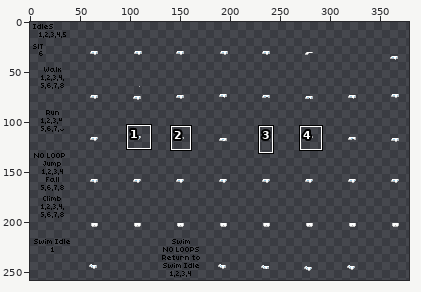
Two states of a pixel-art file, Art+Assets/Diapers.aseprite. Above: a wide view before the commit, with the close-up outlined.
Close-up. Before:
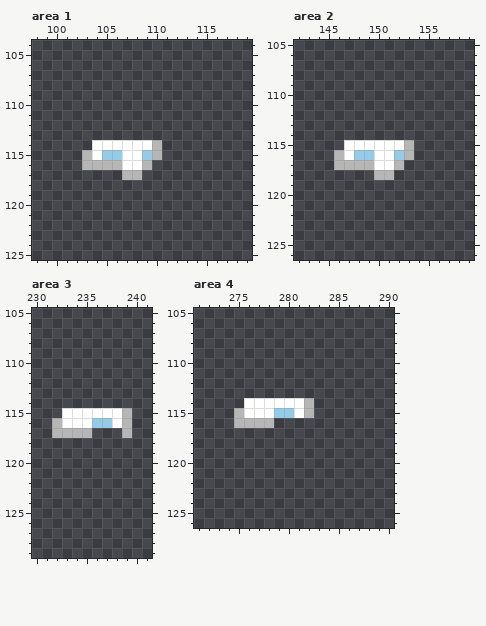
387x258 pixels, 1 frame. Colours within 5 levels of each other are drawn and written as one. Shown: area 1: x 98..119, y 104..125; area 2: x 142..159, y 105..126; area 3: x 230..241, y 105..129; area 4: x 271..290, y 105..126. The wide view leaves out empty margins. The commit also changed other parts of the picture, which this record leaves out.
After the commit:
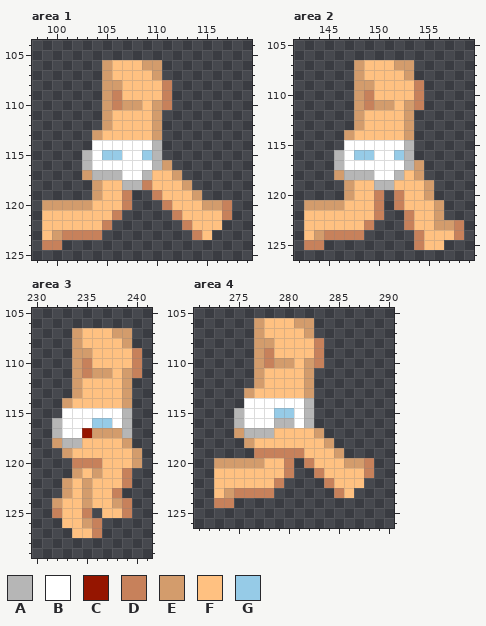
Palette (. is transparent): A #b6b6b6  B #ffffff  C #951500  D #c7815b  E #d39c6c  F #ffc181  G #96cbe7
Changes in this commit:
layer "MaleBody" now shown
layer "HighCutSlimPadding" now hidden
layer "Longer Cut Padding" added
Area 1, layers "Longer Cut Padding", "MaleBody":
y 106: x 105..110 ...... -> EFFFEE
y 107: x 105..110 ...... -> EFFFFE
y 108: x 105..111 ....... -> EEFFFFD
y 109: x 105..111 ....... -> EDFFFFD
y 110: x 105..111 ....... -> EDEEFED
y 111..112: x 105..110 ...... -> EFFFFE
y 113: x 104..110 ....... -> EFFFFFE
y 116: x 104..106 AAA -> BBB; x 109..111 A.. -> BAE
y 117: x 103..112 ....AA.... -> EAAABBAFFE
y 118: x 104..113 .......... -> EFFAADFFFE
y 119: x 104..107 .... -> EFFD; x 110..114 ..... -> DFFFE
y 120: x 99..107 ......... -> EEEEEFFFD; x 111..117 ....... -> DFFFEED
y 121: x 99..106 ........ -> FFFFFFFD; x 112..117 ...... -> DFFFFD
y 122: x 99..105 ....... -> FFFFFFD; x 113..116 .... -> DFFF
y 123: x 99..104 ...... -> FEDDDD; x 114..115 .. -> DF
y 124: x 99..100 .. -> DD
Area 2, layers "Longer Cut Padding", "MaleBody":
y 107: x 148..153 ...... -> EFFFEE
y 108: x 148..153 ...... -> EFFFFE
y 109: x 148..154 ....... -> EEFFFFD
y 110: x 148..154 ....... -> EDFFFFD
y 111: x 148..154 ....... -> EDEEFED
y 112..113: x 148..153 ...... -> EFFFFE
y 114: x 147..153 ....... -> EFFFFFE
y 117: x 147..149 AAA -> BBB; x 152..154 A.. -> BAE
y 118: x 146..154 ....AA... -> EAAABBAFE
y 119: x 147..155 ......... -> EFFAAFFFE
y 120: x 147..150 .... -> EFFD; x 152..155 .... -> DFFE
y 121: x 143..150 ........ -> EEEEFFFD; x 152..156 ..... -> DFFFE
y 122: x 143..150 ........ -> FFFFFFFD; x 153..156 .... -> DFFE
y 123: x 143..149 ....... -> FFFFFFD; x 153..158 ...... -> DFFEED
y 124: x 143..148 ...... -> FEDDDD; x 154..158 ..... -> DFFFD
y 125: x 143..144 .. -> DD; x 154..156 ... -> DFF
Area 3:
y 107: x 234..239 ...... -> EFFFEE
y 108: x 234..239 ...... -> EFFFFE
y 109: x 234..240 ....... -> EEFFFFD
y 110: x 234..240 ....... -> EDFFFFD
y 111: x 234..240 ....... -> EDEEFED
y 112..113: x 234..239 ...... -> EFFFFE
y 114: x 233..239 ....... -> EFFFFFE
y 117: x 233..238 AAA... -> BBCEEE
y 118: x 232..239 ........ -> EAAFFFFE
y 119: x 233..240 ........ -> EFFFFFFE
y 120: x 234..240 ....... -> DDDFFFE
y 121: x 234..239 ...... -> EFEFFD
y 122: x 233..239 ....... -> EFEFFFD
y 123: x 233..238 ...... -> EFEFFD
y 124: x 232..239 ........ -> EFFEFFED
y 125: x 232..235 .... -> DFFD; x 237..239 ... -> FFD
y 126: x 233..236 .... -> FFED
y 127: x 234..236 ... -> FFD
Area 4, layers "Longer Cut Padding", "MaleBody":
y 106: x 277..282 ...... -> EFFFEE
y 107: x 277..282 ...... -> EFFFFE
y 108: x 277..283 ....... -> EEFFFFD
y 109: x 277..283 ....... -> EDFFFFD
y 110: x 277..283 ....... -> EDEEFED
y 111..112: x 277..282 ...... -> EFFFFE
y 113: x 276..282 ....... -> EFFFFFE
y 116: x 276..282 AAA.... -> BBBAABA
y 117: x 275..283 ......... -> EAAAFFFFE
y 118: x 276..284 ......... -> EFFFFFFFE
y 119: x 277..285 ......... -> DDDDDFFFE
y 120: x 273..280 ........ -> EEEEEFFD; x 282..288 ....... -> DFFFEED
y 121: x 273..280 ........ -> FFFFFFFD; x 283..288 ...... -> DFFFFD
y 122: x 273..279 ....... -> FFFFFFD; x 284..287 .... -> DFFF
y 123: x 273..278 ...... -> FEDDDD; x 285..286 .. -> DF
y 124: x 273..274 .. -> DD
